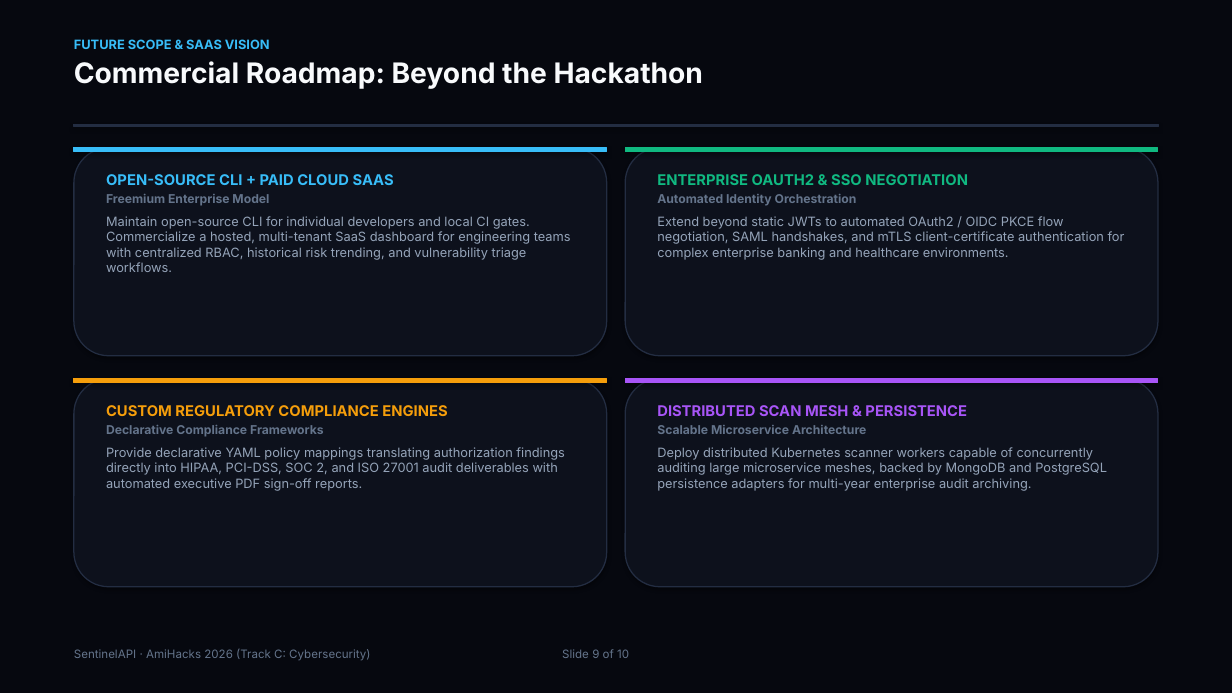
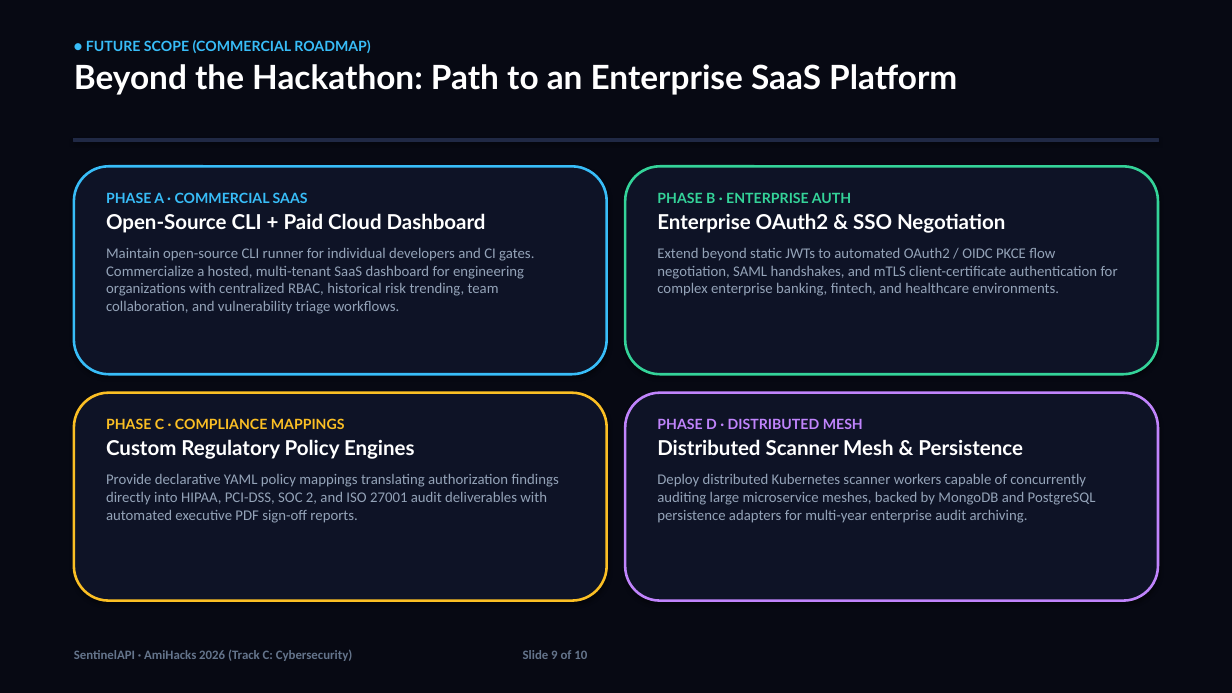
Before and after one commit to x03tanuj/sentinel-api, a slide deck: slide 9 of slides/SentinelAPI_Pitch.pptx. Drawn at 1232x693 pixels with LibreOffice and Linux fonts; fonts in the diff are those of the drawing. Boxes give left, top, right and bottom in pixels: in the first picture for what was removed or moved away, otherwise in the second. Text is boxed around its words. In the diff, an @@ line names an element or a change of style, - is before the commit and + after.

Commit message:
docs: finalize hackathon pitch deck (pptx & pdf) with cyber-tech design, track c prominence, and competitive differentiators

```diff
--- a/slides/SentinelAPI_Pitch.pptx
+++ b/slides/SentinelAPI_Pitch.pptx
@@ rectangle at box(0, 0, 1232, 693): fill #06080F to #070913; outline #06080F 0.75 pt to #070913 0.75 pt @@
@@ text at box(74, 40, 957, 95): text changed; size 22 to 26 pt; font Inter to Lato; text colour #F8FAFC to #FFFFFF @@
-FUTURE SCOPE & SAAS VISION
-Commercial Roadmap: Beyond the Hackathon
+● FUTURE SCOPE (COMMERCIAL ROADMAP)
+Beyond the Hackathon: Path to an Enterprise SaaS Platform
@@ rectangle at box(74, 139, 1158, 141): fill #232D42 to #202945; outline #232D42 0.75 pt to #202945 0.75 pt @@
@@ rectangle removed at box(74, 148, 607, 152) @@
@@ rectangle removed at box(626, 148, 1159, 152) @@
@@ rounded rectangle: place and size @@
-rounded rectangle at box(74, 148, 607, 356)
+rounded rectangle at box(74, 166, 607, 374)
@@ rounded rectangle at box(74, 166, 607, 374): fill #0D111C to #0E1326; outline #232D42 1 pt to #38BDF8 2 pt @@
@@ rounded rectangle: place and size @@
-rounded rectangle at box(626, 148, 1159, 356)
+rounded rectangle at box(626, 166, 1159, 374)
@@ rounded rectangle at box(626, 166, 1159, 374): fill #0D111C to #0E1326; outline #232D42 1 pt to #34D399 2 pt @@
@@ text at box(106, 192, 534, 314): text changed; size 10 to 11.5 pt; font Inter to Calibri @@
-OPEN-SOURCE CLI + PAID CLOUD SAAS
-Freemium Enterprise Model
-Maintain open-source CLI for individual developers and local CI gates. Commercialize a hosted, multi-tenant SaaS dashboard for engineering teams with centralized RBAC, historical risk trending, and vulnerability triage workflows.
+PHASE A · COMMERCIAL SAAS
+Open-Source CLI + Paid Cloud Dashboard
+Maintain open-source CLI runner for individual developers and CI gates. Commercialize a hosted, multi-tenant SaaS dashboard for engineering organizations with centralized RBAC, historical risk trending, team collaboration, and vulnerability triage workflows.
@@ text at box(657, 192, 1118, 296): text changed; size 10 to 11.5 pt; font Inter to Calibri @@
-ENTERPRISE OAUTH2 & SSO NEGOTIATION
-Automated Identity Orchestration
-Extend beyond static JWTs to automated OAuth2 / OIDC PKCE flow negotiation, SAML handshakes, and mTLS client-certificate authentication for complex enterprise banking and healthcare environments.
+PHASE B · ENTERPRISE AUTH
+Enterprise OAuth2 & SSO Negotiation
+Extend beyond static JWTs to automated OAuth2 / OIDC PKCE flow negotiation, SAML handshakes, and mTLS client-certificate authentication for complex enterprise banking, fintech, and healthcare environments.
@@ rectangle removed at box(74, 379, 607, 383) @@
@@ rounded rectangle removed at box(626, 379, 1159, 587) @@
@@ rectangle removed at box(626, 379, 1159, 383) @@
@@ rounded rectangle added at box(74, 393, 607, 601), fill #0E1326, outline #FBBF24 2 pt @@
@@ text at box(106, 418, 415, 459): text changed; size 11.5 to 16 pt; font Inter to Lato; text colour #F59E0B to #FFFFFF @@
-CUSTOM REGULATORY COMPLIANCE ENGINES
-Declarative Compliance Frameworks
+PHASE C · COMPLIANCE MAPPINGS
+Custom Regulatory Policy Engines
@@ rounded rectangle: place and size @@
-rounded rectangle at box(74, 379, 607, 587)
+rounded rectangle at box(626, 393, 1159, 601)
@@ rounded rectangle at box(626, 393, 1159, 601): fill #0D111C to #0E1326; outline #232D42 1 pt to #C084FC 2 pt @@
@@ 2 texts, 1 rectangle: place and size @@
-2 texts, 1 rectangle at box(74, 125, 1158, 491)
+2 texts, 1 rectangle at box(74, 139, 1158, 523)
@@ text at box(657, 418, 1023, 455): text changed; size 9.5 to 16 pt; font Inter to Lato; text colour #64748B to #FFFFFF @@
-DISTRIBUTED SCAN MESH & PERSISTENCE
-Scalable Microservice Architecture
+PHASE D · DISTRIBUTED MESH
+Distributed Scanner Mesh & Persistence
@@ text at box(106, 474, 559, 523): size 10 to 11.5 pt, font Inter to Calibri in "Provide declarative YAML policy mappings translating authori ..." @@
@@ text at box(657, 474, 1096, 523): size 10 to 11.5 pt, font Inter to Calibri in "Deploy distributed Kubernetes scanner workers capable of ..." @@
@@ text "SentinelAPI · AmiHacks 2026 (Track ..." at box(74, 650, 587, 661): size 9 to 10 pt, font Inter to Calibri, bold on @@
```
Also in this commit, not shown: 7 other slides changed, 2 slides added, 2 slides removed, 10 other files.
